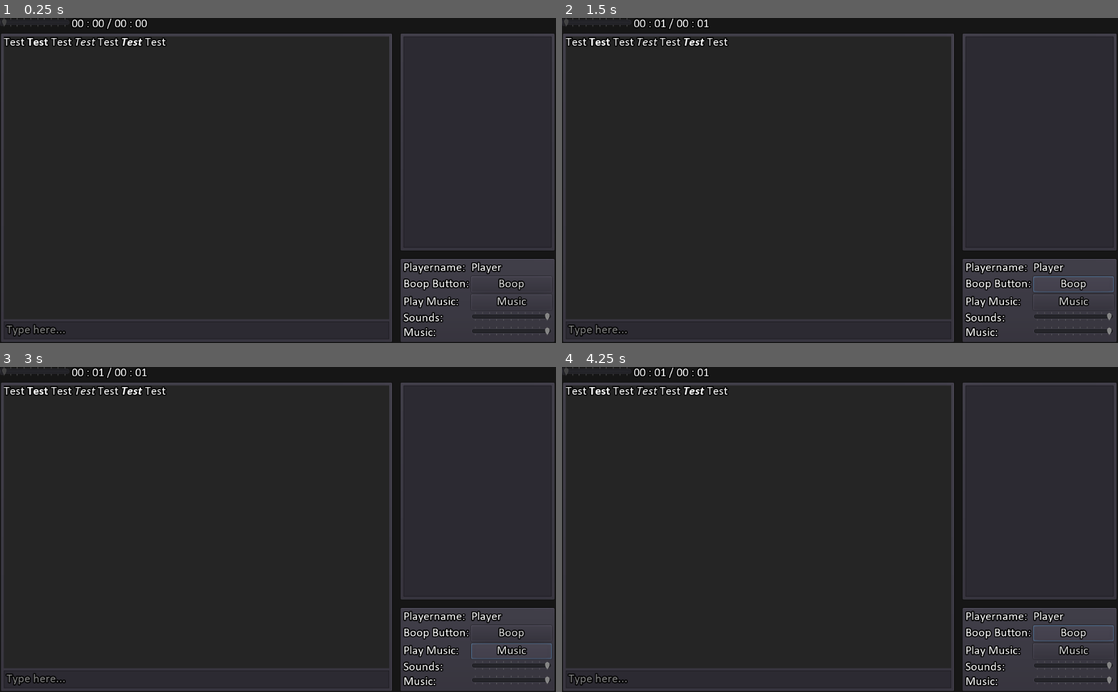
Above: before the commit, frames 1-4 (two rows, left to right).
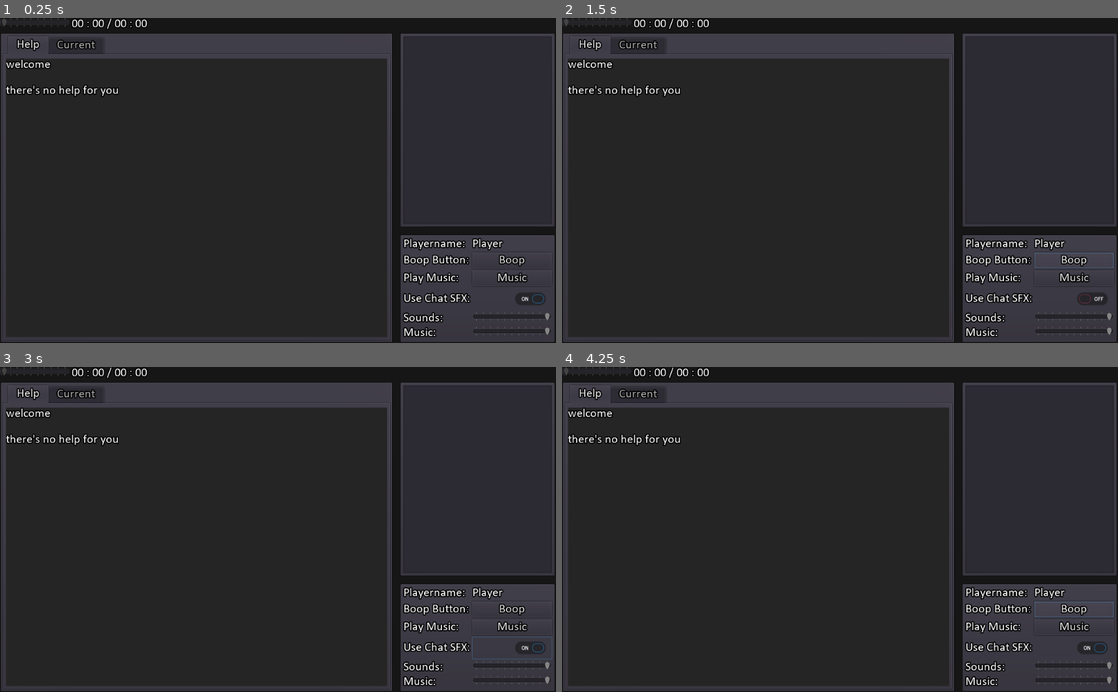
Above: after the commit, the same moments.

Repository: Crystalwarrior/YTTD-MG-Online
Game: Godot game, scene res://Main.tscn
Same seed, same stepped clock (60 frames per second), same inputs: the game is played once before the commit and once after it. Sound files missing from this copy of the repository are replaced by a short silence.
Inputs (mouse positions are in pixels of both pictures, inside the frame that each line leads up to):
- Up to frame 1 (0.25 s): no input
- Up to frame 2 (1.5 s): click (1073, 297) at 0.52 s; click "Boop" at 1.25 s
- Up to frame 3 (3 s): click "Boop" at 2 s; click (511, 646) at 2.77 s
- Up to frame 4 (4.25 s): click "Boop" at 3.5 s

The runs differ from the first frame. In frame 1, 9.0% of the frame differs, in the area x 0-100%, y 5-99%; in frame 2, 9.2%; in frame 3, 9.2%, in the area x 0-100%, y 0-99%; in frame 4, 9.2%.

Commit message:
Add chat sound effect Add an option to disable chat sound effects

Diff:
--- a/YTTD MG Client/Chat.gd
+++ b/YTTD MG Client/Chat.gd
@@ -1,7 +1,7 @@
 extends PanelContainer
 
-onready var text = $VBoxContainer/ColorRect/RichTextLabel
-onready var input = $VBoxContainer/LineEdit
+onready var text = $TabContainer/Current/ColorRect/RichTextLabel
+onready var input = $TabContainer/Current/LineEdit
 
 func _ready():
 	pass
@@ -24,6 +24,8 @@
 	var color = stringToColor(playername).to_html(false)
 	newline_text('[color=gray]%s:%s[/color] [color=#%s][b]%s[/b][/color]: %s' %
 					[time.hour, time.minute, color, playername, msg])
+	if Settings.chatsfx:
+		$"/root/Main/Sfx".play()
 
 func stringToColor(string, mix = Color.white, mixcoeff = 0.35):
 	var color = Color(string.hash() & 0xffffff)
--- a/YTTD MG Client/Info.gd
+++ b/YTTD MG Client/Info.gd
@@ -17,3 +17,7 @@
 
 func _on_PlayMusic_pressed():
 	$"/root/Main/Music".play()
+
+
+func _on_CheckButton_toggled(button_pressed):
+	Settings.chatsfx = button_pressed
--- a/YTTD MG Client/Main.tscn
+++ b/YTTD MG Client/Main.tscn
@@ -1,8 +1,9 @@
-[gd_scene load_steps=12 format=2]
+[gd_scene load_steps=13 format=2]
 
 [ext_resource path="res://default_theme.tres" type="Theme" id=1]
 [ext_resource path="res://GameWindow.gd" type="Script" id=2]
 [ext_resource path="res://calibri/calibri_bolditalics.tres" type="DynamicFont" id=3]
+[ext_resource path="res://sfx/chat.wav" type="AudioStream" id=4]
 [ext_resource path="res://calibri/calibri_bold.tres" type="DynamicFont" id=5]
 [ext_resource path="res://Chat.gd" type="Script" id=6]
 [ext_resource path="res://Players.gd" type="Script" id=7]
@@ -26,6 +27,10 @@
 stream = ExtResource( 11 )
 bus = "Music"
 
+[node name="Sfx" type="AudioStreamPlayer" parent="."]
+stream = ExtResource( 4 )
+bus = "Sounds"
+
 [node name="GameWindow" type="VBoxContainer" parent="."]
 anchor_right = 1.0
 anchor_bottom = 1.0
@@ -86,22 +91,72 @@
 "_edit_use_anchors_": false
 }
 
-[node name="VBoxContainer" type="VBoxContainer" parent="GameWindow/HBoxContainer/Chat"]
+[node name="TabContainer" type="TabContainer" parent="GameWindow/HBoxContainer/Chat"]
 margin_left = 7.0
 margin_top = 7.0
 margin_right = 717.0
 margin_bottom = 566.0
-
-[node name="ColorRect" type="ColorRect" parent="GameWindow/HBoxContainer/Chat/VBoxContainer"]
-margin_right = 710.0
-margin_bottom = 522.0
+size_flags_vertical = 3
+tab_align = 0
+
+[node name="Help" type="VBoxContainer" parent="GameWindow/HBoxContainer/Chat/TabContainer"]
+visible = false
+anchor_right = 1.0
+anchor_bottom = 1.0
+margin_left = 4.0
+margin_top = 41.0
+margin_right = -4.0
+margin_bottom = -4.0
+
+[node name="ColorRect" type="ColorRect" parent="GameWindow/HBoxContainer/Chat/TabContainer/Help"]
+margin_right = 702.0
+margin_bottom = 514.0
 size_flags_vertical = 11
 color = Color( 0.145098, 0.145098, 0.145098, 1 )
 __meta__ = {
 "_edit_use_anchors_": false
 }
 
-[node name="RichTextLabel" type="RichTextLabel" parent="GameWindow/HBoxContainer/Chat/VBoxContainer/ColorRect"]
+[node name="RichTextLabel" type="RichTextLabel" parent="GameWindow/HBoxContainer/Chat/TabContainer/Help/ColorRect"]
+anchor_right = 1.0
+anchor_bottom = 1.0
+focus_mode = 2
+size_flags_horizontal = 3
+size_flags_vertical = 3
+custom_fonts/bold_italics_font = ExtResource( 3 )
+custom_fonts/italics_font = ExtResource( 12 )
+custom_fonts/bold_font = ExtResource( 5 )
+bbcode_enabled = true
+bbcode_text = "welcome
+
+there's no help for you"
+text = "welcome
+
+there's no help for you"
+scroll_following = true
+selection_enabled = true
+__meta__ = {
+"_edit_use_anchors_": false
+}
+
+[node name="Current" type="VBoxContainer" parent="GameWindow/HBoxContainer/Chat/TabContainer"]
+anchor_right = 1.0
+anchor_bottom = 1.0
+margin_left = 4.0
+margin_top = 41.0
+margin_right = -4.0
+margin_bottom = -4.0
+
+[node name="ColorRect" type="ColorRect" parent="GameWindow/HBoxContainer/Chat/TabContainer/Current"]
+margin_right = 702.0
+margin_bottom = 477.0
+size_flags_vertical = 11
+color = Color( 0.145098, 0.145098, 0.145098, 1 )
+__meta__ = {
+"_edit_use_anchors_": false
+}
+
+[node name="RichTextLabel" type="RichTextLabel" parent="GameWindow/HBoxContainer/Chat/TabContainer/Current/ColorRect"]
 anchor_right = 1.0
 anchor_bottom = 1.0
 focus_mode = 2
@@ -119,10 +174,10 @@
 "_edit_use_anchors_": false
 }
 
-[node name="LineEdit" type="LineEdit" parent="GameWindow/HBoxContainer/Chat/VBoxContainer"]
-margin_top = 526.0
-margin_right = 710.0
-margin_bottom = 559.0
+[node name="LineEdit" type="LineEdit" parent="GameWindow/HBoxContainer/Chat/TabContainer/Current"]
+margin_top = 481.0
+margin_right = 702.0
+margin_bottom = 514.0
 size_flags_vertical = 9
 max_length = 128
 placeholder_text = "Type here..."
@@ -138,7 +193,7 @@
 
 [node name="Players" type="PanelContainer" parent="GameWindow/HBoxContainer/VBoxContainer"]
 margin_right = 287.0
-margin_bottom = 404.0
+margin_bottom = 360.0
 size_flags_horizontal = 3
 size_flags_vertical = 3
 script = ExtResource( 7 )
@@ -151,14 +206,14 @@
 margin_left = 7.0
 margin_top = 7.0
 margin_right = 280.0
-margin_bottom = 397.0
+margin_bottom = 353.0
 fixed_icon_size = Vector2( 32, 32 )
 __meta__ = {
 "_edit_use_anchors_": false
 }
 
 [node name="Info" type="PanelContainer" parent="GameWindow/HBoxContainer/VBoxContainer"]
-margin_top = 416.0
+margin_top = 372.0
 margin_right = 287.0
 margin_bottom = 573.0
 script = ExtResource( 8 )
@@ -170,16 +225,16 @@
 margin_left = 7.0
 margin_top = 7.0
 margin_right = 280.0
-margin_bottom = 150.0
+margin_bottom = 194.0
 columns = 2
 
 [node name="PlayerLabel" type="Label" parent="GameWindow/HBoxContainer/VBoxContainer/Info/GridContainer"]
-margin_right = 121.0
+margin_right = 123.0
 margin_bottom = 23.0
 text = "Playername:"
 
 [node name="PlayerName" type="Label" parent="GameWindow/HBoxContainer/VBoxContainer/Info/GridContainer"]
-margin_left = 125.0
+margin_left = 127.0
 margin_right = 273.0
 margin_bottom = 23.0
 size_flags_horizontal = 3
@@ -187,12 +242,12 @@
 
 [node name="Label" type="Label" parent="GameWindow/HBoxContainer/VBoxContainer/Info/GridContainer"]
 margin_top = 30.0
-margin_right = 121.0
+margin_right = 123.0
 margin_bottom = 53.0
 text = "Boop Button:"
 
 [node name="Button" type="Button" parent="GameWindow/HBoxContainer/VBoxContainer/Info/GridContainer"]
-margin_left = 125.0
+margin_left = 127.0
 margin_top = 27.0
 margin_right = 273.0
 margin_bottom = 56.0
@@ -203,12 +258,12 @@
 
 [node name="Label2" type="Label" parent="GameWindow/HBoxContainer/VBoxContainer/Info/GridContainer"]
 margin_top = 63.0
-margin_right = 121.0
+margin_right = 123.0
 margin_bottom = 86.0
 text = "Play Music:"
 
 [node name="PlayMusic" type="Button" parent="GameWindow/HBoxContainer/VBoxContainer/Info/GridContainer"]
-margin_left = 125.0
+margin_left = 127.0
 margin_top = 60.0
 margin_right = 273.0
 margin_bottom = 89.0
@@ -217,17 +272,30 @@
 "_edit_use_anchors_": false
 }
 
+[node name="ChatsfxLabel" type="Label" parent="GameWindow/HBoxContainer/VBoxContainer/Info/GridContainer"]
+margin_top = 101.0
+margin_right = 123.0
+margin_bottom = 124.0
+text = "Use Chat SFX:"
+
+[node name="CheckButton" type="CheckButton" parent="GameWindow/HBoxContainer/VBoxContainer/Info/GridContainer"]
+margin_left = 127.0
+margin_top = 93.0
+margin_right = 273.0
+margin_bottom = 133.0
+pressed = true
+
 [node name="SoundsLabel" type="Label" parent="GameWindow/HBoxContainer/VBoxContainer/Info/GridContainer"]
-margin_top = 93.0
-margin_right = 121.0
-margin_bottom = 116.0
+margin_top = 137.0
+margin_right = 123.0
+margin_bottom = 160.0
 text = "Sounds:"
 
 [node name="SoundsSlider" type="HSlider" parent="GameWindow/HBoxContainer/VBoxContainer/Info/GridContainer"]
-margin_left = 125.0
-margin_top = 93.0
-margin_right = 273.0
-margin_bottom = 109.0
+margin_left = 127.0
+margin_top = 137.0
+margin_right = 273.0
+margin_bottom = 153.0
 max_value = 1.0
 step = 0.01
 value = 1.0
@@ -238,16 +306,16 @@
 }
 
 [node name="MusicLabel" type="Label" parent="GameWindow/HBoxContainer/VBoxContainer/Info/GridContainer"]
-margin_top = 120.0
-margin_right = 121.0
-margin_bottom = 143.0
+margin_top = 164.0
+margin_right = 123.0
+margin_bottom = 187.0
 text = "Music:"
 
 [node name="MusicSlider" type="HSlider" parent="GameWindow/HBoxContainer/VBoxContainer/Info/GridContainer"]
-margin_left = 125.0
-margin_top = 120.0
-margin_right = 273.0
-margin_bottom = 136.0
+margin_left = 127.0
+margin_top = 164.0
+margin_right = 273.0
+margin_bottom = 180.0
 max_value = 1.0
 step = 0.01
 value = 1.0
@@ -358,8 +426,9 @@
 margin_right = 256.0
 margin_bottom = 175.0
 text = "Join!"
-[connection signal="text_entered" from="GameWindow/HBoxContainer/Chat/VBoxContainer/LineEdit" to="GameWindow/HBoxContainer/Chat" method="_on_LineEdit_text_entered"]
+[connection signal="text_entered" from="GameWindow/HBoxContainer/Chat/TabContainer/Current/LineEdit" to="GameWindow/HBoxContainer/Chat" method="_on_LineEdit_text_entered"]
 [connection signal="pressed" from="GameWindow/HBoxContainer/VBoxContainer/Info/GridContainer/Button" to="GameWindow/HBoxContainer/VBoxContainer/Info" method="_on_Button_pressed"]
 [connection signal="pressed" from="GameWindow/HBoxContainer/VBoxContainer/Info/GridContainer/PlayMusic" to="GameWindow/HBoxContainer/VBoxContainer/Info" method="_on_PlayMusic_pressed"]
+[connection signal="toggled" from="GameWindow/HBoxContainer/VBoxContainer/Info/GridContainer/CheckButton" to="GameWindow/HBoxContainer/VBoxContainer/Info" method="_on_CheckButton_toggled"]
 [connection signal="value_changed" from="GameWindow/HBoxContainer/VBoxContainer/Info/GridContainer/SoundsSlider" to="GameWindow/HBoxContainer/VBoxContainer/Info" method="_on_SoundsSlider_value_changed"]
 [connection signal="value_changed" from="GameWindow/HBoxContainer/VBoxContainer/Info/GridContainer/MusicSlider" to="GameWindow/HBoxContainer/VBoxContainer/Info" method="_on_MusicSlider_value_changed"]
--- a/YTTD MG Client/Settings.gd
+++ b/YTTD MG Client/Settings.gd
@@ -1,3 +1,4 @@
 extends Node
 
 var playername = "Player"
+var chatsfx = true
